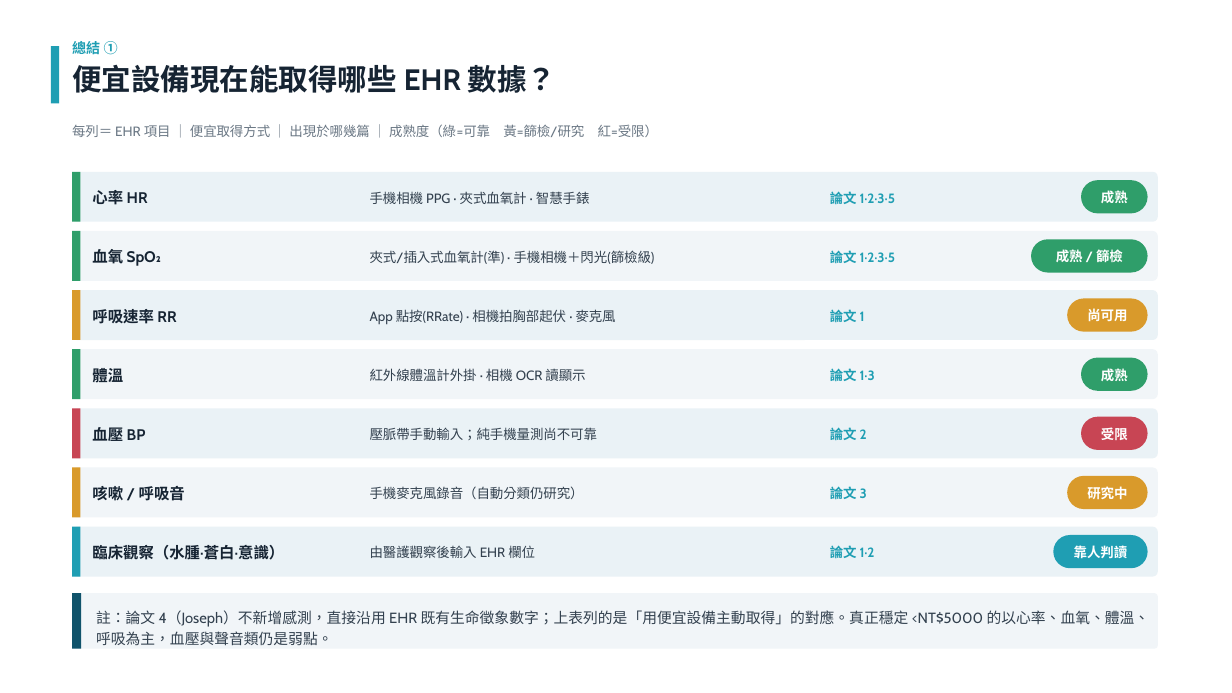
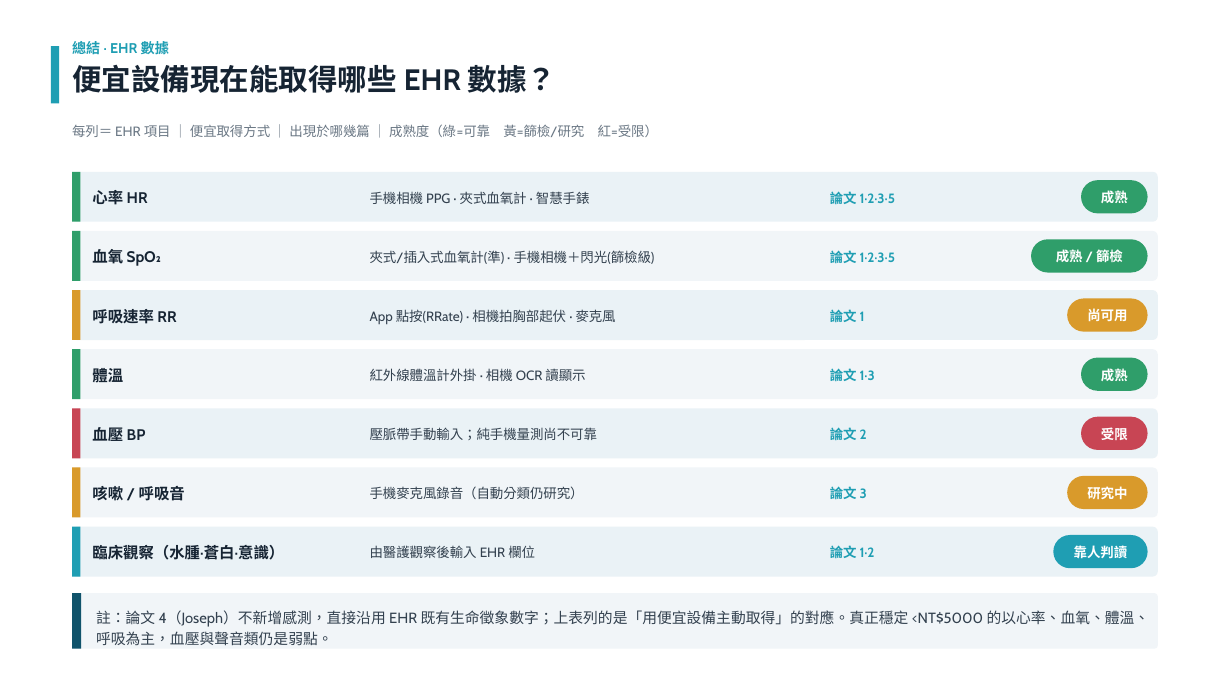
Before and after one commit to dmr1123/triage, a slide deck: slide 5 of ppt/低成本設備輔助檢傷_報告版.pptx (slide 2 before the commit). Drawn at 1232x693 pixels with LibreOffice and Linux fonts; fonts in the diff are those of the drawing. Boxes give left, top, right and bottom in pixels: in the first picture for what was removed or moved away, otherwise in the second. Text is boxed around its words. In the diff, an @@ line names an element or a change of style, - is before the commit and + after.

```diff
--- a/ppt/低成本設備輔助檢傷_報告版.pptx
+++ b/ppt/低成本設備輔助檢傷_報告版.pptx
@@ text at [72, 40, 169, 58]: text changed @@
-總結 ①
+總結 · EHR 數據
```
Also in this commit, not shown: 4 other slides changed, 2 slides added, 4 other files.
